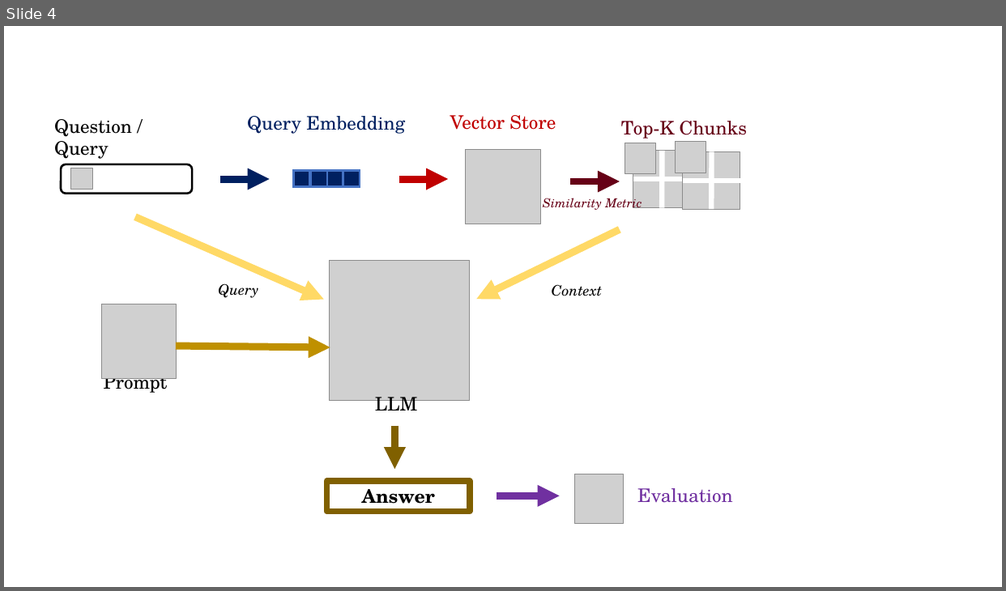
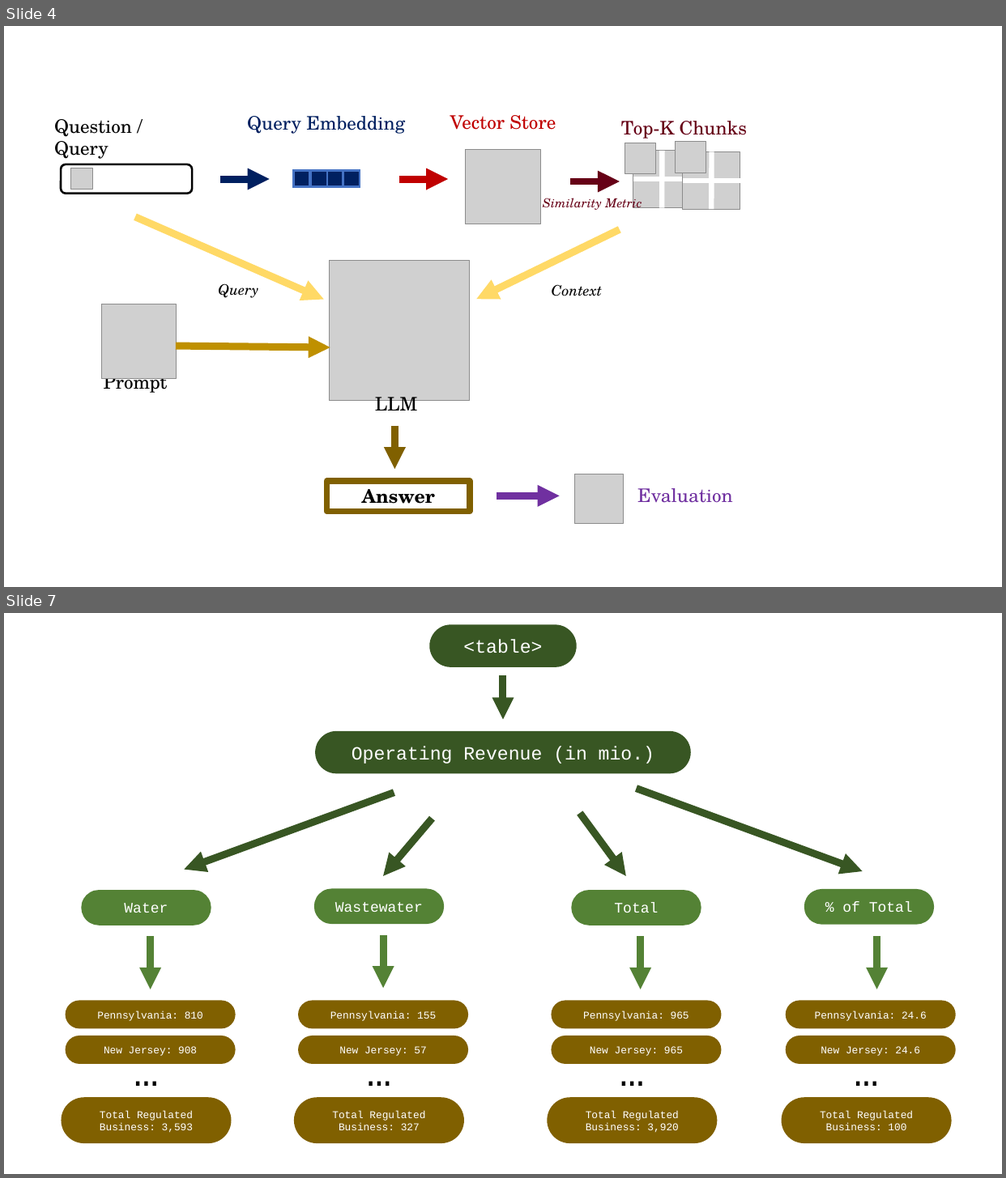
Before and after one commit to gsindlinger/TabTree-Table-QA-on-Full-Documents, a slide deck: documents/Grafiken.pptx. Shown one above the other, each under a label of ours: slide 4 before the commit, slides 4 and 7 after it; the slides between them are not shown. The pictures are 1006x591 and 1006x1178 pixels, drawn with LibreOffice and Linux fonts; fonts in the diff are those of the drawing; grey boxes stand for pictures; background and template pictures are left out. Boxes give left, top, right and bottom in pixels: in the first picture for what was removed or moved away, otherwise in the second. Text is boxed around its words. In the diff, an @@ line names an element or a change of style, - is before the commit and + after.

```diff
--- a/documents/Grafiken.pptx
+++ b/documents/Grafiken.pptx
@@ slide 7 added at [4, 613, 1002, 1174], background #FFFFFF @@
@@ rounded rectangle added at [429, 625, 576, 667], fill #385723, 18 pt, text #FFFFFF @@
+<table>
@@ arrow added from (503, 675) to (503, 719), #385723 7 pt @@
@@ rounded rectangle added at [315, 731, 691, 774], fill #385723, 18 pt, text #FFFFFF @@
+Operating Revenue (in mio.)
@@ arrow added from (394, 793) to (185, 870), #385723 7 pt @@
@@ arrow added from (637, 788) to (863, 871), #385723 7 pt @@
@@ arrow added from (432, 819) to (384, 876), #385723 7 pt @@
@@ arrow added from (580, 813) to (626, 876), #385723 7 pt @@
@@ rounded rectangle added at [81, 890, 211, 925], fill #548235, 14 pt, text #FFFFFF @@
+Water
@@ rounded rectangle added at [314, 888, 444, 924], fill #548235, 14 pt, text #FFFFFF @@
+Wastewater
@@ rounded rectangle added at [572, 890, 701, 925], fill #548235, 14 pt, text #FFFFFF @@
+Total
@@ rounded rectangle added at [804, 889, 935, 924], fill #548235, 14 pt, text #FFFFFF @@
+% of Total
@@ arrow added from (151, 936) to (151, 990), #548235 7 pt @@
@@ arrow added from (384, 935) to (384, 988), #548235 7 pt @@
@@ arrow added from (641, 936) to (641, 990), #548235 7 pt @@
@@ arrow added from (877, 936) to (877, 990), #548235 7 pt @@
@@ rounded rectangle added at [66, 1001, 236, 1029], fill #806000, 10 pt, text #FFFFFF @@
+Pennsylvania: 810
@@ rounded rectangle added at [298, 1001, 468, 1029], fill #806000, 10 pt, text #FFFFFF @@
+Pennsylvania: 155
@@ rounded rectangle added at [552, 1001, 721, 1029], fill #806000, 10 pt, text #FFFFFF @@
+Pennsylvania: 965
@@ rounded rectangle added at [786, 1001, 956, 1029], fill #806000, 10 pt, text #FFFFFF @@
+Pennsylvania: 24.6
@@ rounded rectangle added at [66, 1036, 236, 1064], fill #806000, 10 pt, text #FFFFFF @@
+New Jersey: 908
@@ rounded rectangle added at [95, 1029, 198, 1111], 40 pt, text #000000 @@
+…
@@ rounded rectangle added at [298, 1036, 468, 1064], fill #806000, 10 pt, text #FFFFFF @@
+New Jersey: 57
@@ rounded rectangle added at [327, 1029, 432, 1111], 40 pt, text #000000 @@
+…
@@ rounded rectangle added at [552, 1036, 721, 1064], fill #806000, 10 pt, text #FFFFFF @@
+New Jersey: 965
@@ rounded rectangle added at [581, 1029, 684, 1111], 40 pt, text #000000 @@
+…
@@ rounded rectangle added at [786, 1036, 956, 1064], fill #806000, 10 pt, text #FFFFFF @@
+New Jersey: 24.6
@@ rounded rectangle added at [815, 1029, 918, 1111], 40 pt, text #000000 @@
+…
@@ rounded rectangle added at [61, 1097, 231, 1144], fill #806000, 10 pt, text #FFFFFF @@
+Total Regulated Business: 3,593
@@ rounded rectangle added at [294, 1097, 463, 1144], fill #806000, 10 pt, text #FFFFFF @@
+Total Regulated Business: 327
@@ rounded rectangle added at [547, 1097, 717, 1144], fill #806000, 10 pt, text #FFFFFF @@
+Total Regulated Business: 3,920
@@ rounded rectangle added at [782, 1097, 952, 1144], fill #806000, 10 pt, text #FFFFFF @@
+Total Regulated Business: 100
```
Also in this commit, not shown: 1 slide changed, 8 other slides added, 16 other files.
